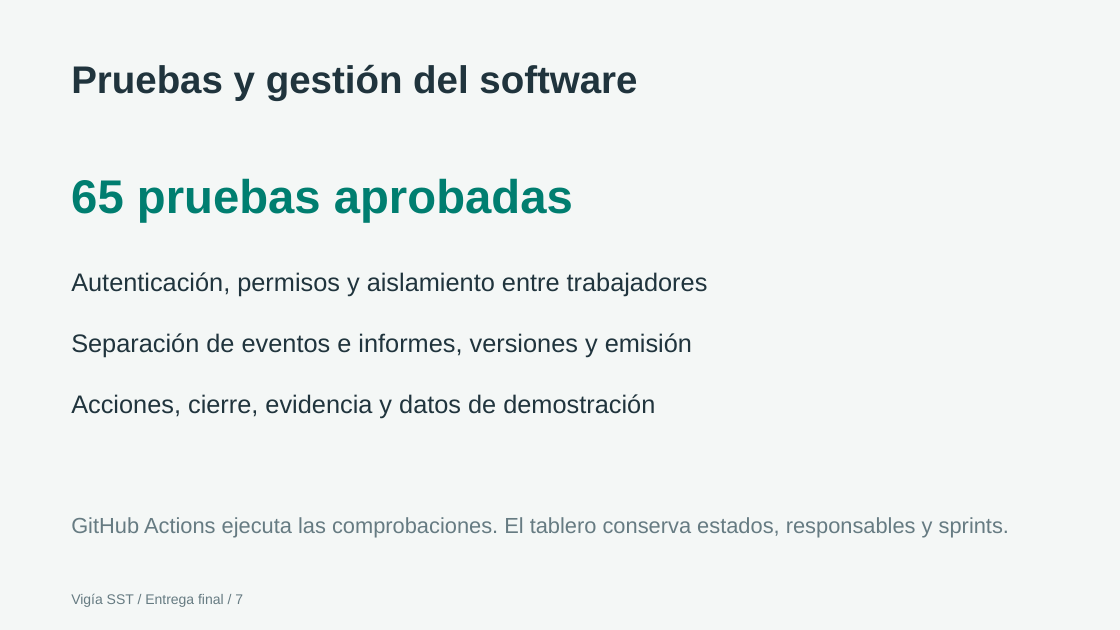
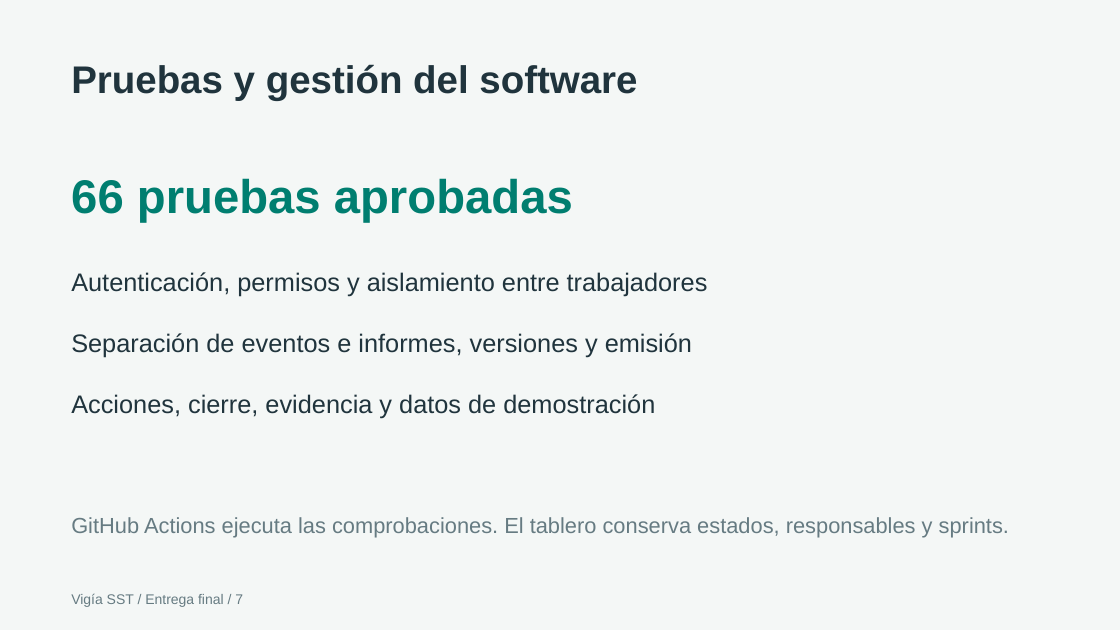
Before and after one commit to HEFRA-ws/ProyectoIngSoftware, a slide deck: slide 7 of docs/Presentacion-Final-Vigia-SST.pptx. Drawn at 1120x630 pixels with LibreOffice and Linux fonts; fonts in the diff are those of the drawing. Boxes give left, top, right and bottom in pixels: in the first picture for what was removed or moved away, otherwise in the second. Text is boxed around its words. In the diff, an @@ line names an element or a change of style, - is before the commit and + after.

Commit message:
docs: documentar precarga de datos y 66 pruebas aprobadas

```diff
--- a/docs/Presentacion-Final-Vigia-SST.pptx
+++ b/docs/Presentacion-Final-Vigia-SST.pptx
@@ text at [71,178,573,223]: text changed @@
-65 pruebas aprobadas
+66 pruebas aprobadas
```
Also in this commit, not shown: 10 other files.
